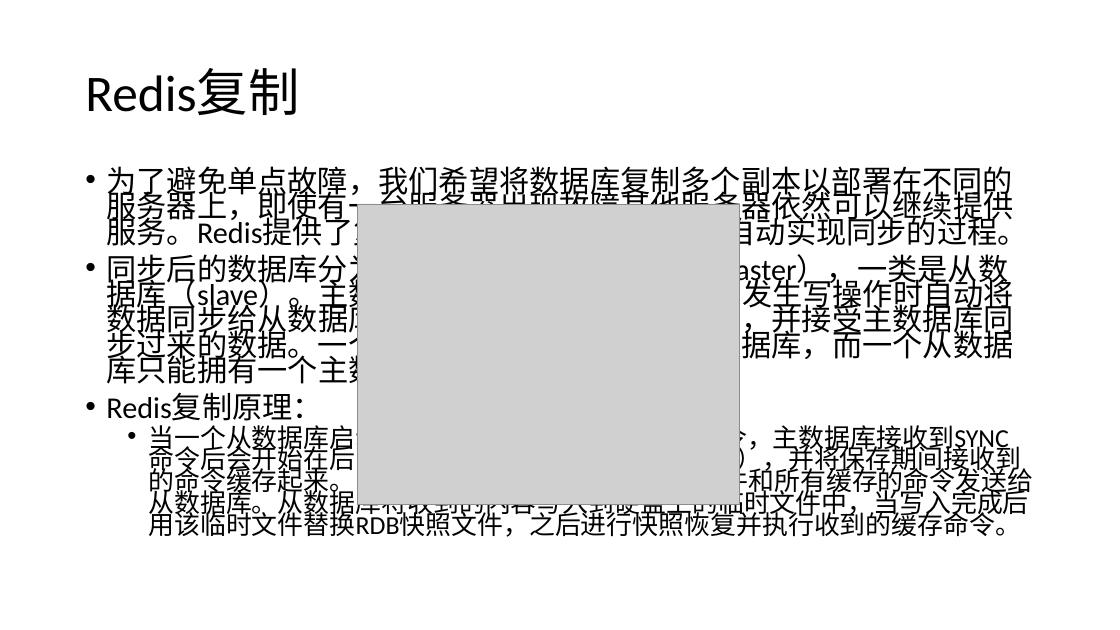
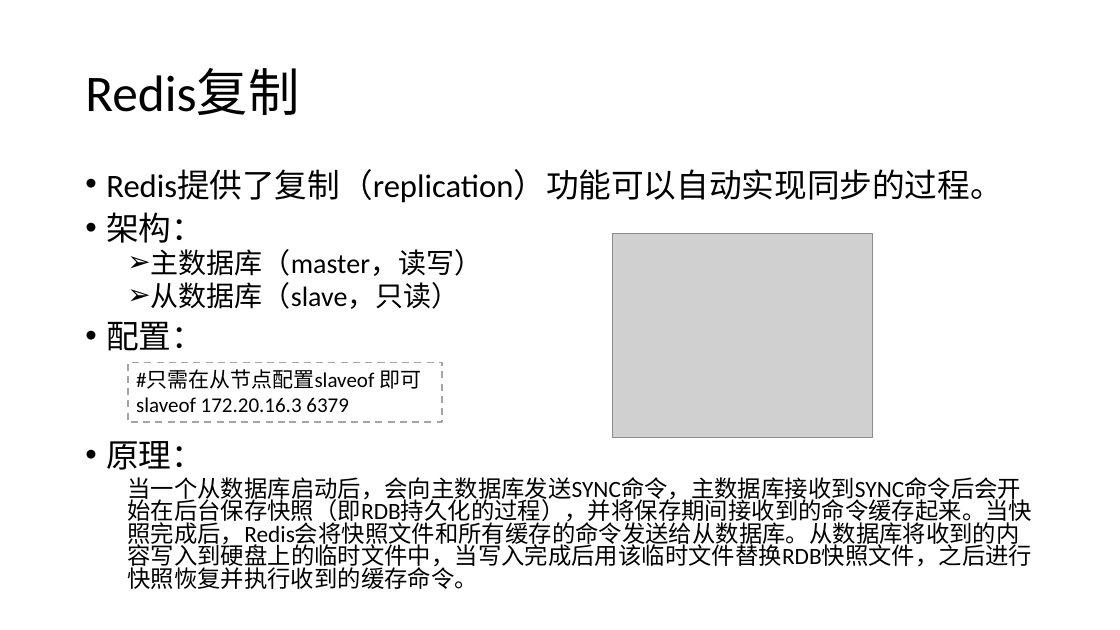
Before and after one commit to guhanjie/Knowledge-sharing, a slide deck: slide 37 of Redis技术分享——by顾汉杰.pptx. Drawn at 1120x630 pixels with LibreOffice and Linux fonts; fonts in the diff are those of the drawing; grey boxes stand for pictures. Boxes give left, top, right and bottom in pixels: in the first picture for what was removed or moved away, otherwise in the second. Text is boxed around its words. In the diff, an @@ line names an element or a change of style, - is before the commit and + after.

```diff
--- a/Redis技术分享——by顾汉杰.pptx
+++ b/Redis技术分享——by顾汉杰.pptx
@@ text at <box>106,170,1002,470</box>: text changed; size 25.9 to 28 pt @@
-• 为了避免单点故障，我们希望将数据库复制多个副本以部署在不同的服务器上，即使有一台服务器出现故障其他服务器依然可以继续提供服务。Redis提供了复制（replication）功能可以自动实现同步的过程。
-• 同步后的数据库分为两类，一类是主数据库（master），一类是从数据库（slave）。主数据库可以进行读写操作，当发生写操作时自动将数据同步给从数据库。而从数据库一般是只读的，并接受主数据库同步过来的数据。一个主数据库可以拥有多个从数据库，而一个从数据库只能拥有一个主数据库。
-• Redis复制原理：
+• Redis提供了复制（replication）功能可以自动实现同步的过程。
+• 架构：
+  ➢ 主数据库（master，读写）
+  ➢ 从数据库（slave，只读）
+• 配置：
+• 原理：
@@ picture: place and size @@
-picture at <box>358,204,740,504</box>
+picture at <box>613,234,872,438</box>
@@ rectangle added at <box>128,363,442,423</box>, outline #A5A5A5 1.5 pt dashed, 18 pt, text #000000 @@
+#只需在从节点配置slaveof 即可
+slaveof 172.20.16.3 6379
@@ text at <box>127,477,1032,589</box>: size 22.2 to 20 pt in "当一个从数据库启动后，会向主数据库发送SYNC命令，主数据库接收到SYNC命令后会开始在后台保存快照（即RDB持久化的过 ..."; bullet • to none; line spacing 0.7 to 0.8 @@
```
Also in this commit, not shown: 17 other slides changed, 1 slide added.
